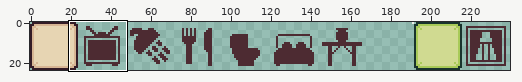
Two states of a pixel-art file, Assets/Sprites/ase/icons.aseprite. Above: a wide view before the commit, with the close-up outlined.
Close-up. Earlier state:
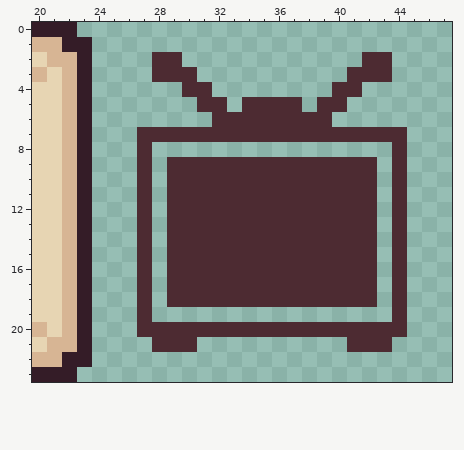
240x24 pixels, 1 frame. Shown: x 20..47, y 0..23.
The result:
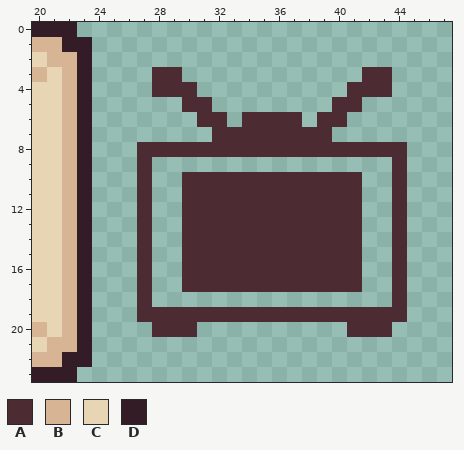
Palette (. is transparent): A #4d2b32  B #d7b594  C #e7d5b3  D #341c27
Changes in this commit:
Layer "icons-simplified":
There is now colour A in row 4 at x 28 to 29 and 42 to 43; in row 5 at x 30 and 41; in row 6 at x 31 and 40; in row 8 at x 28 to 43; in row 19 at x 28 to 43.
The author cleared colour A in row 2 at x 28 to 29 and 42 to 43; in row 3 at x 30 and 41; in row 4 at x 31 and 40; in row 5 at x 32, 34 to 37 and 39; in row 6 at x 33 and 38; in row 7 at x 27 to 31 and 40 to 44.
The author cleared colour A in row 9 at x 29 to 42; in rows 10 to 17 at x 29 and 42; in row 18 at x 29 to 42; in row 20 at x 27, 31 to 40 and 44; in row 21 at x 28 to 30 and 41 to 43.
Pixel boxes of the changes (left, top, right, bottom) in both close-ups:
changed: (137, 52, 407, 352)
